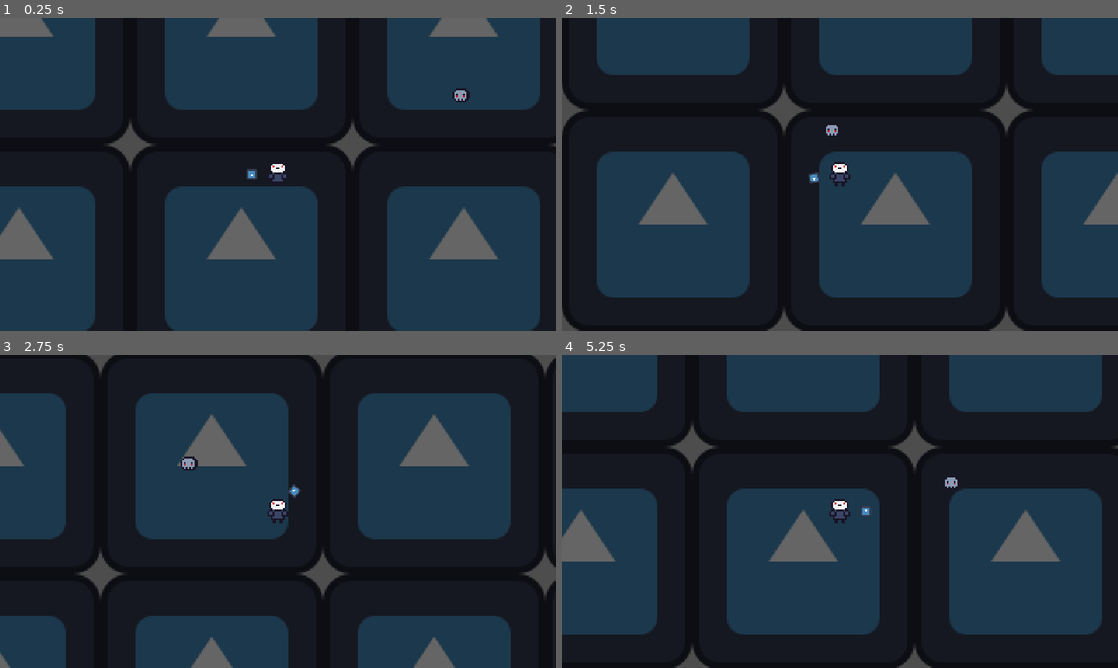
Above: before the commit, frames 1-4 (two rows, left to right).
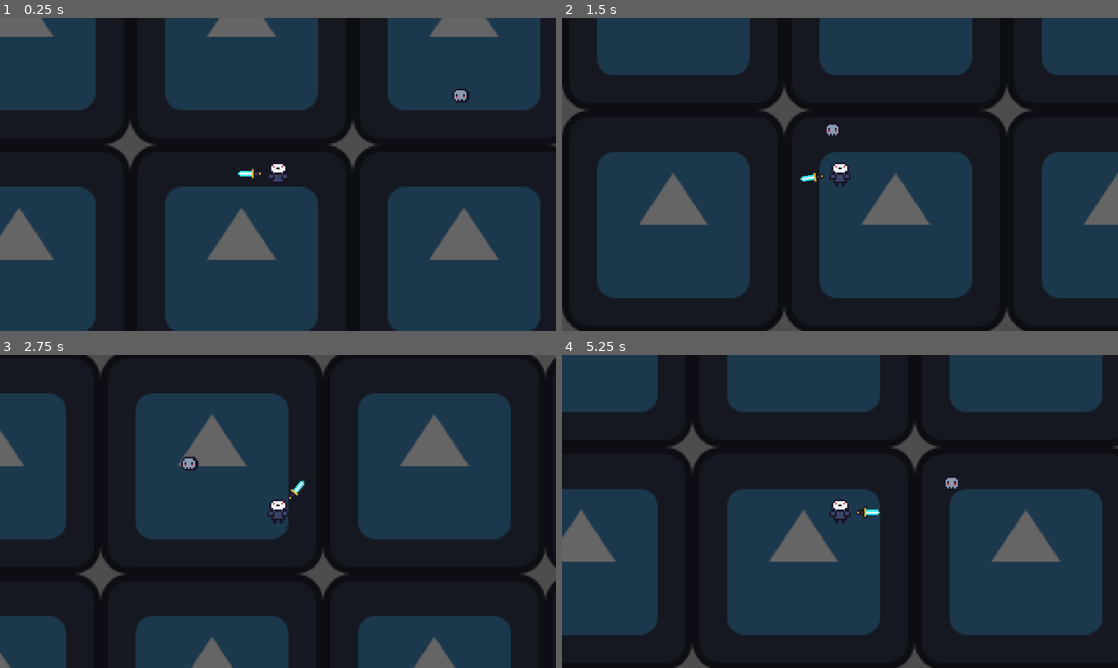
Above: after the commit, the same moments.

Repository: hanssantos02/the-under-forge
Game: Godot game, scene res://scenes/main.tscn
The game is run twice, just before and just after one commit, with the same random seed, the same clock (stepped at 60 frames per second) and the same inputs. The engine's default icon, where the game draws it, is replaced by a stand-in: a white triangle on a blue panel in a dark square.
Inputs (mouse positions are in pixels of both pictures, inside the frame that each line leads up to):
- Up to frame 1 (0.25 s): no input
- Up to frame 2 (1.5 s): move the mouse to (962, 158) at 0.52 s; hold D (move_right) 0.53-1.28 s; move the mouse to (728, 190) at 1.27 s; hold S (move_down) from 1.28 s (still down)
- Up to frame 3 (2.75 s): move the mouse to (333, 442) at 2.02 s; release S (move_down) at 2.03 s; hold D (move_right) from 2.03 s (still down)
- Up to frame 4 (5.25 s): move the mouse to (812, 574) at 2.77 s; release D (move_right) at 2.78 s; hold W (move_up) 2.78-3.53 s; move the mouse to (1006, 558) at 3.52 s; hold A (move_left) 3.53-5.03 s; move the mouse to (673, 464) at 4.27 s; move the mouse to (867, 511) at 5.02 s; hold S (move_down) from 5.03 s (still down)

The runs differ from the first frame. In frame 1, 0.8% of the frame differs, in the area x 0-98%, y 0-99%; in frame 2, 0.5%; in frame 3, 0.3%; in frame 4, 0.9%, in the area x 0-98%, y 0-100%.

Commit message:
Add weapon Sprite

Diff:
--- a/project.godot
+++ b/project.godot
@@ -22,7 +22,7 @@
 window/size/mode=3
 window/size/window_width_override=1920
 window/size/window_height_override=1080
-window/stretch/mode="viewport"
+window/stretch/mode="canvas_items"
 
 [input]
 
--- a/scenes/player.tscn
+++ b/scenes/player.tscn
@@ -4,7 +4,7 @@
 [ext_resource type="Script" uid="uid://dfo7a6rqb8o82" path="res://scripts/player.gd" id="1_g2els"]
 [ext_resource type="PackedScene" uid="uid://bi18c06iqljql" path="res://scenes/health_component.tscn" id="3_qhqgy"]
 [ext_resource type="Script" uid="uid://dk0pm2wxsp0cl" path="res://scripts/weapon.gd" id="4_qlg0r"]
-[ext_resource type="Texture2D" uid="uid://dem2ydqo5iv0" path="res://icon.svg" id="5_tuyoq"]
+[ext_resource type="Texture2D" uid="uid://bis8auo2hkqwq" path="res://sprites/weapon.png" id="5_qlg0r"]
 
 [sub_resource type="RectangleShape2D" id="RectangleShape2D_6baej"]
 size = Vector2(12, 8)
@@ -30,7 +30,6 @@
 
 [node name="WeaponSprite" type="Sprite2D" parent="WeaponPivot" unique_id=142814430]
 position = Vector2(15, 0)
-scale = Vector2(0.046875, 0.046875)
-texture = ExtResource("5_tuyoq")
+texture = ExtResource("5_qlg0r")
 
 [connection signal="died" from="HealthComponent" to="." method="_on_health_component_died"]
Binary file added: sprites/weapon.png
Not shown, added: sprites/weapon.png.import
